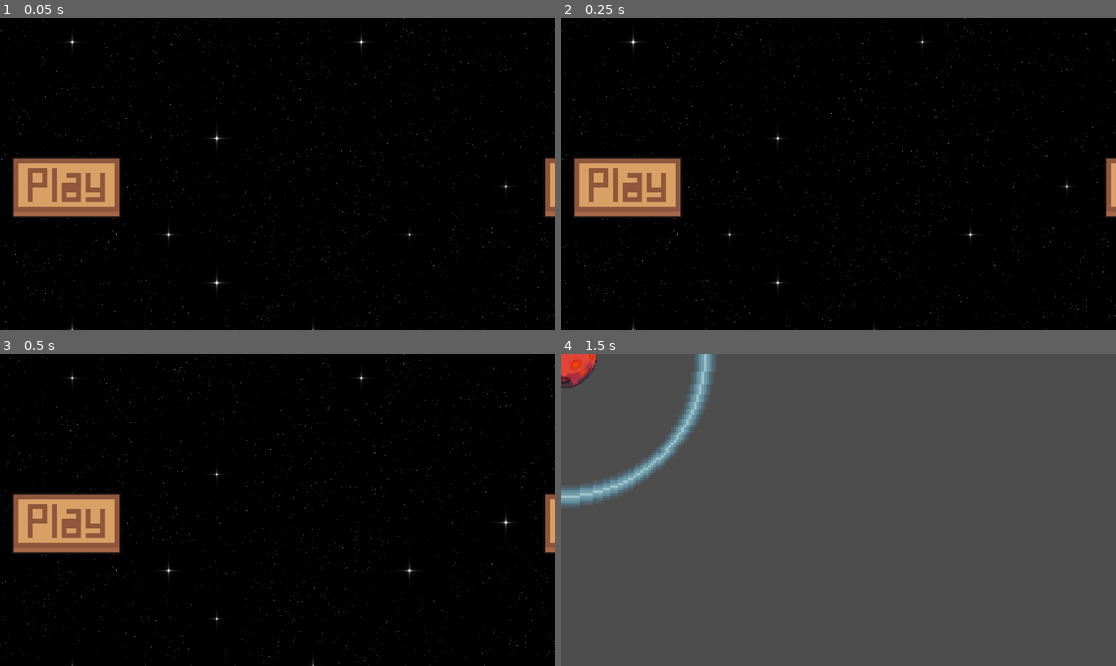
Above: before the commit, frames 1-4 (two rows, left to right).
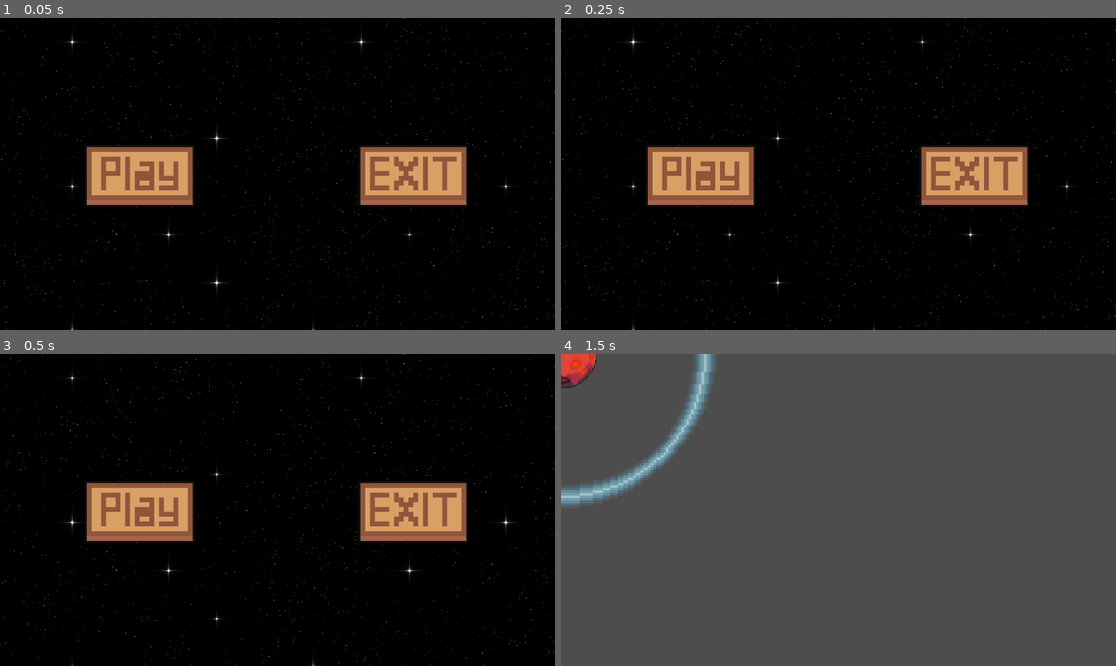
Above: after the commit, the same moments.

Repository: Revarsel/Planet_Loop
Game: Godot game, scene res://Scenes/MainMenu.tscn
Same seed, same stepped clock (60 frames per second), same inputs: the game is played once before the commit and once after it. This scene is started directly instead of the project's main scene.
Inputs (mouse positions are in pixels of both pictures, inside the frame that each line leads up to; where the layout moved, square brackets give the same spot in the first picture):
- Up to frame 1 (0.05 s): no input
- Up to frame 2 (0.25 s): no input
- Up to frame 3 (0.5 s): no input
- Up to frame 4 (1.5 s): click (699, 513) [627, 522] at 0.5 s; tap Enter at 1.25 s; move the mouse to (960, 494) at 1.27 s; hold Right mouse button (right_click) from 1.28 s (still down); click (960, 494) at 1.42 s

The runs differ from the first frame. In frame 1, 9.7% of the frame differs, in the area x 2-100%, y 41-64%; in frame 2, 9.7%; in frame 3, 9.7%; in frame 4, nothing differs.

Commit message:
Reposition of buttons

Diff:
--- a/Scenes/MainMenu.tscn
+++ b/Scenes/MainMenu.tscn
@@ -34,10 +34,10 @@
 
 [node name="PLAY" type="Button" parent="."]
 layout_mode = 0
-offset_left = 24.0
-offset_top = 288.0
-offset_right = 252.0
-offset_bottom = 416.0
+offset_left = 176.0
+offset_top = 264.0
+offset_right = 404.0
+offset_bottom = 392.0
 
 [node name="Sprite2D" type="Sprite2D" parent="PLAY"]
 position = Vector2(114, 64)
@@ -45,10 +45,10 @@
 
 [node name="EXIT" type="Button" parent="."]
 layout_mode = 0
-offset_left = 1128.0
-offset_top = 288.0
-offset_right = 1356.0
-offset_bottom = 416.0
+offset_left = 744.0
+offset_top = 264.0
+offset_right = 972.0
+offset_bottom = 392.0
 
 [node name="Sprite2D" type="Sprite2D" parent="EXIT"]
 position = Vector2(114, 64)
